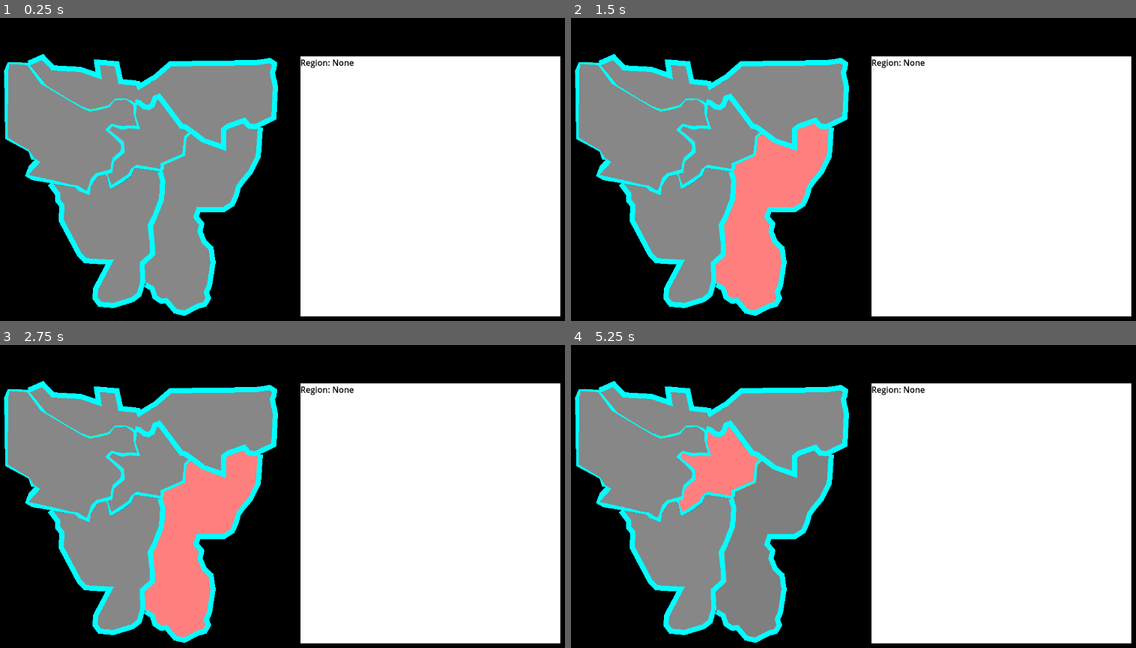
Above: before the commit, frames 1-4 (two rows, left to right).
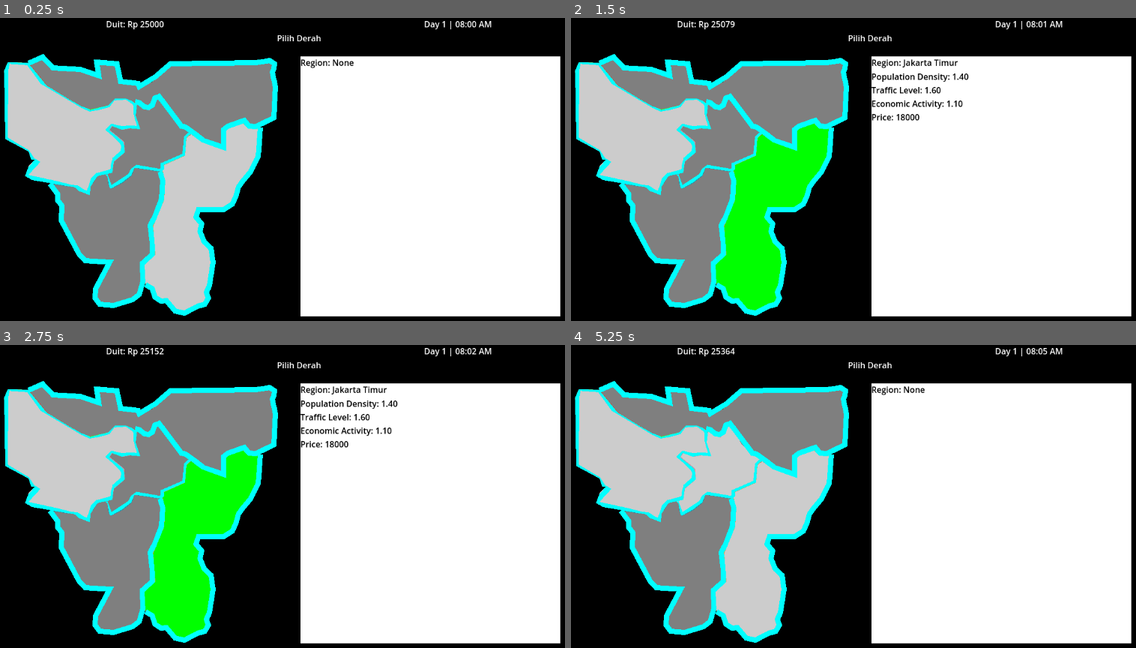
Above: after the commit, the same moments.

Repository: murifq/individual-game-jam
Game: Godot game, scene res://scenes/MainUI/SelectMap.tscn
The game is run twice, just before and just after one commit, with the same random seed, the same clock (stepped at 60 frames per second) and the same inputs. This scene is started directly instead of the project's main scene.
Inputs (mouse positions are in pixels of both pictures, inside the frame that each line leads up to):
- Up to frame 1 (0.25 s): no input
- Up to frame 2 (1.5 s): tap Enter at 0.5 s; move the mouse to (571, 57) at 0.52 s; click (571, 57) at 0.67 s; tap Space at 1.25 s; move the mouse to (774, 175) at 1.27 s; click (774, 175) at 1.42 s
- Up to frame 3 (2.75 s): move the mouse to (237, 505) at 2.02 s; click (237, 505) at 2.17 s
- Up to frame 4 (5.25 s): tap Enter at 2.75, 4.25 s; move the mouse to (outside the picture) at 2.77 s; click (outside the picture) at 2.92 s; tap Space at 3.5 s; move the mouse to (outside the picture) at 3.52 s; click (outside the picture) at 3.67 s; move the mouse to (689, 463) at 4.27 s; click (689, 463) at 4.42 s; click (921, 460) at 5 s, where only the run after the commit has a clickable "Buy Region"

The runs differ from the first frame. In frame 1, 12% of the frame differs, in the area x 1-88%, y 0-97%; in frame 2, 12%; in frame 3, 12%; in frame 4, 13%.

Commit message:
click region on select map scene

Diff:
--- a/scenes/MainUI/MainUI.tscn
+++ b/scenes/MainUI/MainUI.tscn
@@ -1,11 +1,10 @@
-[gd_scene load_steps=7 format=3 uid="uid://d1dxhlx0pw8bv"]
+[gd_scene load_steps=6 format=3 uid="uid://d1dxhlx0pw8bv"]
 
 [ext_resource type="Script" path="res://scripts/MainUI/main_ui.gd" id="1_6gwic"]
 [ext_resource type="Texture2D" uid="uid://dhr1hbu3sgl8j" path="res://assets/AngkotHijau.png" id="2_ciema"]
 [ext_resource type="PackedScene" uid="uid://c6243b85k6e7" path="res://scenes/components/InformationBar.tscn" id="2_mlvbv"]
 [ext_resource type="PackedScene" uid="uid://opbbvmkd64fl" path="res://scenes/MainUI/TerminalAnimation.tscn" id="2_terminal_animation"]
 [ext_resource type="Script" path="res://scripts/time/time_manager.gd" id="4_bkq7u"]
-[ext_resource type="PackedScene" uid="uid://bo6nhkikk0432" path="res://scenes/components/AngkotMap.tscn" id="6_mmsum"]
 
 [node name="MainUI" type="ColorRect" groups=["time_display"]]
 anchors_preset = 15
@@ -47,7 +46,7 @@
 theme_override_constants/separation = 500
 alignment = 1
 
-[node name="LabelTimer" type="Label" parent="VBoxContainer/HBoxContainer2"]
+[node name="LabelPage" type="Label" parent="VBoxContainer/HBoxContainer2"]
 layout_mode = 2
 text = "Armada Kamu"
 
@@ -110,13 +109,4 @@
 [node name="Timer" type="Timer" parent="TimeManager"]
 autostart = true
 
-[node name="CanvasLayer" type="CanvasLayer" parent="."]
-
-[node name="AngkotMap" parent="CanvasLayer" instance=ExtResource("6_mmsum")]
-offset_left = 345.0
-offset_top = 35.0
-offset_right = -265.0
-offset_bottom = -78.0
-scale = Vector2(0.5, 0.5)
-
 [connection signal="timeout" from="TimeManager/Timer" to="." method="_on_timer_timeout"]
--- a/scenes/MainUI/SelectMap.tscn
+++ b/scenes/MainUI/SelectMap.tscn
@@ -1,7 +1,9 @@
-[gd_scene load_steps=3 format=3 uid="uid://cmigjxcpw4ll3"]
+[gd_scene load_steps=5 format=3 uid="uid://cmigjxcpw4ll3"]
 
 [ext_resource type="PackedScene" uid="uid://bo6nhkikk0432" path="res://scenes/components/AngkotMap.tscn" id="1_3oxds"]
 [ext_resource type="Script" path="res://scripts/MainUI/select_map.gd" id="1_571lt"]
+[ext_resource type="PackedScene" uid="uid://c6243b85k6e7" path="res://scenes/components/InformationBar.tscn" id="2_rly7m"]
+[ext_resource type="Script" path="res://scripts/time/time_manager.gd" id="3_iyfbv"]
 
 [node name="SelectMap" type="ColorRect"]
 anchors_preset = 15
@@ -11,6 +13,45 @@
 grow_vertical = 2
 color = Color(0, 0, 0, 1)
 script = ExtResource("1_571lt")
+
+[node name="VBoxContainer" type="VBoxContainer" parent="."]
+layout_mode = 1
+anchors_preset = 15
+anchor_right = 1.0
+anchor_bottom = 1.0
+grow_horizontal = 2
+grow_vertical = 2
+
+[node name="HBoxContainer" type="HBoxContainer" parent="VBoxContainer"]
+layout_mode = 2
+theme_override_constants/separation = 500
+alignment = 1
+
+[node name="InformationBar" parent="VBoxContainer/HBoxContainer" instance=ExtResource("2_rly7m")]
+layout_mode = 2
+
+[node name="LabelMoney" type="Label" parent="VBoxContainer/HBoxContainer"]
+visible = false
+layout_mode = 2
+
+[node name="LabelTimer" type="Label" parent="VBoxContainer/HBoxContainer"]
+visible = false
+layout_mode = 2
+
+[node name="HBoxContainer2" type="HBoxContainer" parent="VBoxContainer"]
+layout_mode = 2
+theme_override_constants/separation = 500
+alignment = 1
+
+[node name="LabelPage" type="Label" parent="VBoxContainer/HBoxContainer2"]
+layout_mode = 2
+text = "Pilih Derah"
+
+[node name="TimeManager" type="Node" parent="." groups=["time_display"]]
+script = ExtResource("3_iyfbv")
+
+[node name="Timer" type="Timer" parent="TimeManager"]
+autostart = true
 
 [node name="HBoxContainer" type="HBoxContainer" parent="."]
 layout_mode = 1
--- a/scenes/components/AngkotMap.tscn
+++ b/scenes/components/AngkotMap.tscn
@@ -94,13 +94,23 @@
 points = PackedVector2Array(-354, -77, -341, -69, -336, -53, -324, -45, -314, -46, -302, -32, -297, -26, -279, -22, -26 …(242 unchanged characters)…
 default_color = Color(0, 1, 1, 1)
 
+[connection signal="input_event" from="TextureRect/JakbarArea2D" to="TextureRect/JakbarArea2D" method="_on_input_event" binds= ["jakbar"]]
 [connection signal="mouse_entered" from="TextureRect/JakbarArea2D" to="TextureRect/JakbarArea2D" method="_on_mouse_entered" binds= ["jakbar"]]
 [connection signal="mouse_exited" from="TextureRect/JakbarArea2D" to="TextureRect/JakbarArea2D" method="_on_mouse_exited" binds= ["jakbar"]]
+[connection signal="ready" from="TextureRect/JakbarArea2D" to="TextureRect/JakbarArea2D" method="_on_ready" binds= ["jakbar"]]
+[connection signal="input_event" from="TextureRect/JakpusArea2D" to="TextureRect/JakpusArea2D" method="_on_input_event" binds= ["jakpus"]]
 [connection signal="mouse_entered" from="TextureRect/JakpusArea2D" to="TextureRect/JakpusArea2D" method="_on_mouse_entered" binds= ["jakpus"]]
 [connection signal="mouse_exited" from="TextureRect/JakpusArea2D" to="TextureRect/JakpusArea2D" method="_on_mouse_exited" binds= ["jakpus"]]
+[connection signal="ready" from="TextureRect/JakpusArea2D" to="TextureRect/JakpusArea2D" method="_on_ready" binds= ["jakpus"]]
+[connection signal="input_event" from="TextureRect/JakutArea2D" to="TextureRect/JakutArea2D" method="_on_input_event" binds= ["jakut"]]
 [connection signal="mouse_entered" from="TextureRect/JakutArea2D" to="TextureRect/JakutArea2D" method="_on_mouse_entered" binds= ["jakut"]]
 [connection signal="mouse_exited" from="TextureRect/JakutArea2D" to="TextureRect/JakutArea2D" method="_on_mouse_exited" binds= ["jakut"]]
+[connection signal="ready" from="TextureRect/JakutArea2D" to="TextureRect/JakutArea2D" method="_on_ready" binds= ["jakut"]]
+[connection signal="input_event" from="TextureRect/JakselArea2D" to="TextureRect/JakselArea2D" method="_on_input_event" binds= ["jaksel"]]
 [connection signal="mouse_entered" from="TextureRect/JakselArea2D" to="TextureRect/JakselArea2D" method="_on_mouse_entered" binds= ["jaksel"]]
 [connection signal="mouse_exited" from="TextureRect/JakselArea2D" to="TextureRect/JakselArea2D" method="_on_mouse_exited" binds= ["jaksel"]]
+[connection signal="ready" from="TextureRect/JakselArea2D" to="TextureRect/JakselArea2D" method="_on_ready" binds= ["jaksel"]]
+[connection signal="input_event" from="TextureRect/JaktimArea2D" to="TextureRect/JaktimArea2D" method="_on_input_event" binds= ["jaktim"]]
 [connection signal="mouse_entered" from="TextureRect/JaktimArea2D" to="TextureRect/JaktimArea2D" method="_on_mouse_entered" binds= ["jaktim"]]
 [connection signal="mouse_exited" from="TextureRect/JaktimArea2D" to="TextureRect/JaktimArea2D" method="_on_mouse_exited" binds= ["jaktim"]]
+[connection signal="ready" from="TextureRect/JaktimArea2D" to="TextureRect/JaktimArea2D" method="_on_ready" binds= ["jaktim"]]
--- a/scripts/MainUI/driver_list.gd
+++ b/scripts/MainUI/driver_list.gd
@@ -67,7 +67,8 @@
 	# Assign the selected driver to the currently selected Angkot
 	if Global.selected_angkot:
 		# Assign the driver to the Angkot
-		Global.selected_angkot.driver.is_assigned = false
+		if Global.selected_angkot.driver:
+			Global.selected_angkot.driver.is_assigned = false
 		Global.selected_angkot.driver = driver
 		driver.is_assigned = true
 		print("Assigned %s to %s" % [driver.name, Global.selected_angkot.name])
--- a/scripts/MainUI/select_map.gd
+++ b/scripts/MainUI/select_map.gd
@@ -3,10 +3,16 @@
 @onready var region_label = $HBoxContainer/ColorRect/VBoxContainer/RegionLabel
 @onready var stats_label = $HBoxContainer/ColorRect/VBoxContainer/StatsLabel
 @onready var buy_button = $HBoxContainer/ColorRect/VBoxContainer/BuyButton
+@onready var region_map = $HBoxContainer/VBoxContainer/CanvasLayer/AngkotMap
+
+# Track the currently hovered and clicked regions
+var hovered_region: String = ""
+var clicked_region: String = ""
 
 func _ready() -> void:
 	# Initialize the label with the current selected region
-	Global.reset_game()
+	if not Global.is_initialized:
+		Global.reset_game()
 	_update_region_info(Global.selected_region)
 
 	# Connect to the signal from Global
@@ -14,6 +20,14 @@
 
 	# Connect the buy button
 	buy_button.pressed.connect(self._on_buy_button_pressed)
+
+	# Connect signals for each region in the map
+	for region_node in region_map.get_children():
+		for area2d in region_node.get_children():
+			if area2d.has_method("connect"):
+				area2d.region_hovered.connect(self._on_region_hovered)
+				area2d.region_unhovered.connect(self._on_region_unhovered)
+				area2d.region_clicked.connect(self._on_region_clicked)
 
 # Update the region info when the signal is emitted
 func _on_selected_region_changed(new_region: String) -> void:
@@ -38,7 +52,7 @@
 
 # Handle the buy button press
 func _on_buy_button_pressed() -> void:
-	var region = Global.regions.get(Global.selected_region)
+	var region = Global.regions[clicked_region]
 	if region and region.is_locked:
 		if Global.money >= region.price:
 			Global.money -= region.price
@@ -47,3 +61,22 @@
 			print("%s has been unlocked!" % region.name)
 		else:
 			print("Not enough money to unlock %s!" % region.name)
+
+# Handle mouse entered event for a region
+func _on_region_hovered(region_name: String) -> void:
+	# Only update if no region is clicked
+	if clicked_region == "":
+		hovered_region = region_name
+		_update_region_info(region_name)
+
+# Handle mouse exited event for a region
+func _on_region_unhovered(region_name: String) -> void:
+	# Only reset if the exited region is the currently hovered region and no region is clicked
+	if hovered_region == region_name and clicked_region == "":
+		hovered_region = ""
+		_update_region_info(Global.selected_region)
+
+# Handle mouse click event for a region
+func _on_region_clicked(region_name: String) -> void:
+	clicked_region = region_name  # Freeze the stats display to the clicked region
+	_update_region_info(region_name)
--- a/scripts/components/RegionHandler.gd
+++ b/scripts/components/RegionHandler.gd
@@ -2,14 +2,17 @@
 
 # Reference to the Polygon2D node
 @onready var polygon = $Polygon2D
+# Signal to notify when the mouse enters or exits a region
+signal region_hovered(region_name: String)
+signal region_unhovered(region_name: String)
+signal region_clicked(region_name: String)
 
 # Change color to the region's color when mouse enters
 func _on_mouse_entered(region_name: String) -> void:
 	#var region: Region = Global.regions.get(region_name)  # Explicitly type as Region
 	#print("Line 10 ", region.is_locked)
 	var region = Global.regions[region_name]
-	print(region)
-	print(region_name)
+	emit_signal("region_hovered", region_name)
 	if region:
 		if region.is_locked:
 			# Highlight locked region with a red tint
@@ -17,11 +20,28 @@
 			print("locked: ", region_name)
 		else:
 			# Highlight unlocked region with its real color
-			polygon.color = region.unlocked_color
+			polygon.color = Color(0, 1, 0, 1)
 			print("unlocked: ", region_name)
 
 # Change color back to the region's default color when mouse exits
 func _on_mouse_exited(region_name: String) -> void:
-	var region: Region = Global.regions.get(region_name)  # Explicitly type as Region
+	var region = Global.regions[region_name]
+	emit_signal("region_unhovered", region_name)
 	if region:
 		polygon.color = region.get_color()
+
+
+func _on_ready(region_name: String) -> void:
+	if not Global.is_initialized:
+		Global.reset_game()
+	print("Line 32")
+	print("region_name: ", region_name)
+	var region = Global.regions[region_name]
+	if region:
+		polygon.color = region.get_color()
+		print(region.get_color())
+
+func _on_input_event(viewport, event, shape_idx, region_name:String):
+	if event is InputEventMouseButton and event.button_index == MOUSE_BUTTON_LEFT and event.is_pressed():
+		print(str(region_name) + " Clicked")
+		emit_signal("region_clicked", region_name)
--- a/scripts/global/Global.gd
+++ b/scripts/global/Global.gd
@@ -122,7 +122,7 @@
 	jaktim.population_density = 1.4
 	jaktim.traffic_level = 1.6
 	jaktim.economic_activity = 1.1
-	jaktim.is_locked = true
+	jaktim.is_locked = false
 	jaktim.price = 18000
 
 	regions = {
